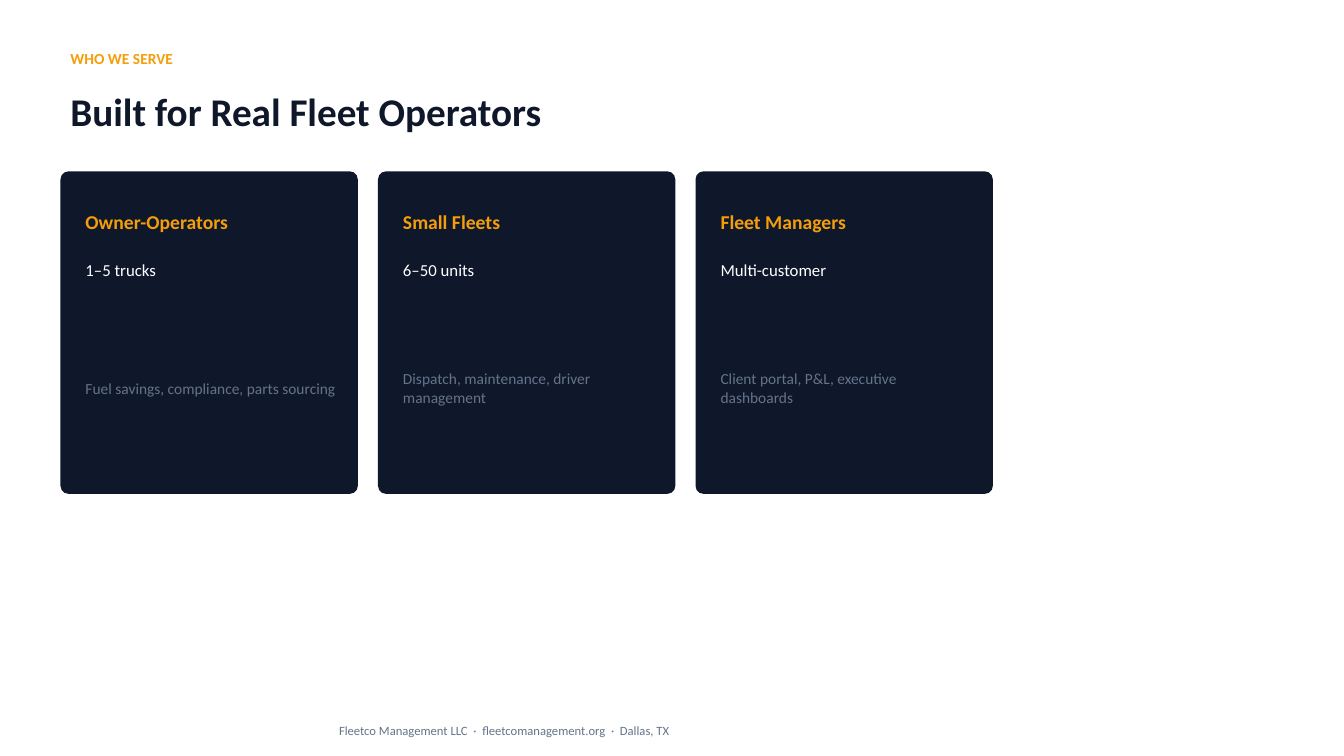
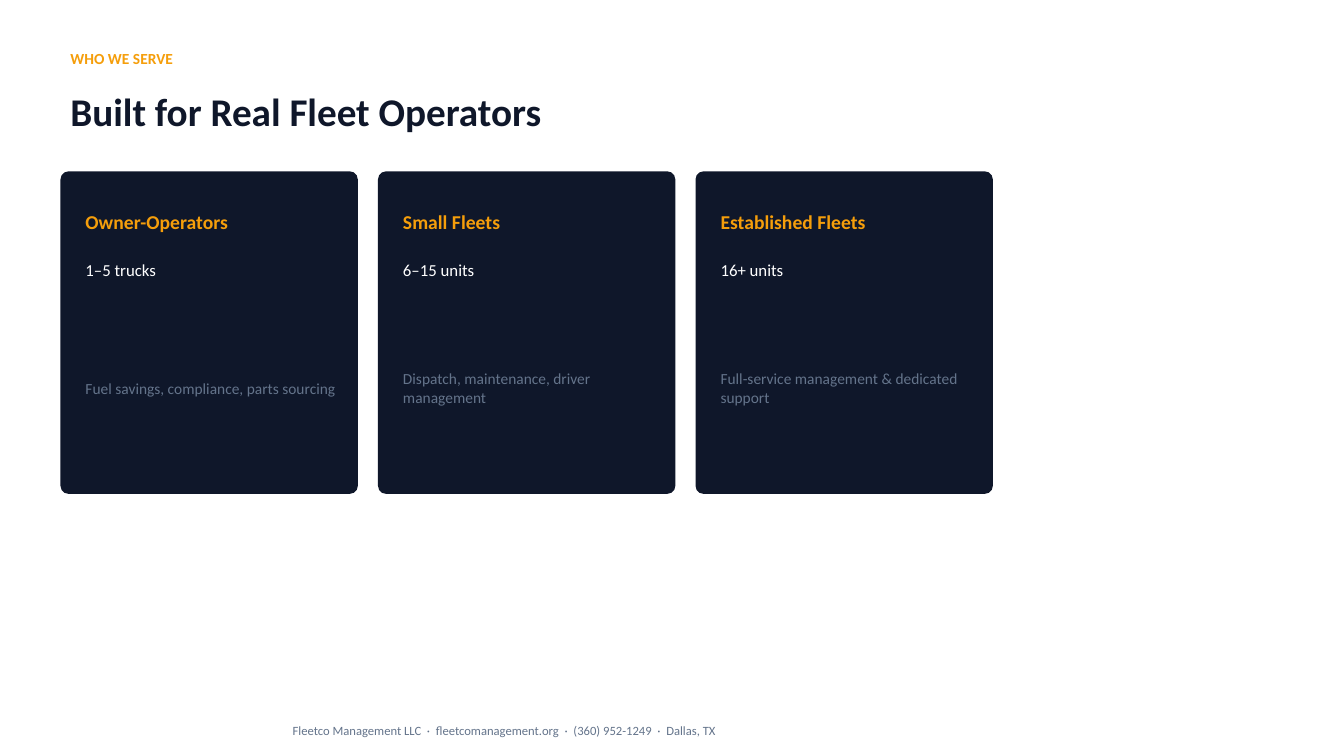
Before and after one commit to slackjarell-tech/fleetco-management, a slide deck: slide 6 of marketing/FleetCo-Client-Presentation.pptx. Drawn at 1344x756 pixels with LibreOffice and Linux fonts; fonts in the diff are those of the drawing. Boxes give left, top, right and bottom in pixels: in the first picture for what was removed or moved away, otherwise in the second. Text is boxed around its words. In the diff, an @@ line names an element or a change of style, - is before the commit and + after.

Commit message:
Update marketing deck and site with real FleetCo branding.
Use (360) 952-1249, live pricing ($299/$599/$999), and leadership names across PowerPoint, site config, and contact page.

```diff
--- a/marketing/FleetCo-Client-Presentation.pptx
+++ b/marketing/FleetCo-Client-Presentation.pptx
@@ text at (721, 215, 865, 229): text changed @@
-Fleet Managers
+Established Fleets
@@ text at (403, 264, 475, 276): text changed @@
-6–50 units
+6–15 units
@@ text at (721, 264, 784, 276): text changed @@
-Multi-customer
+16+ units
@@ text at (721, 373, 958, 406): text changed @@
-Client portal, P&L, executive dashboards
+Full-service management & dedicated support
@@ text at (293, 726, 716, 737): text changed @@
-Fleetco Management LLC · fleetcomanagement.org · Dallas, TX
+Fleetco Management LLC · fleetcomanagement.org · (360) 952-1249 · Dallas, TX
```
Also in this commit, not shown: 6 other slides changed, 1 slide added, 1 slide removed, 6 other files.
